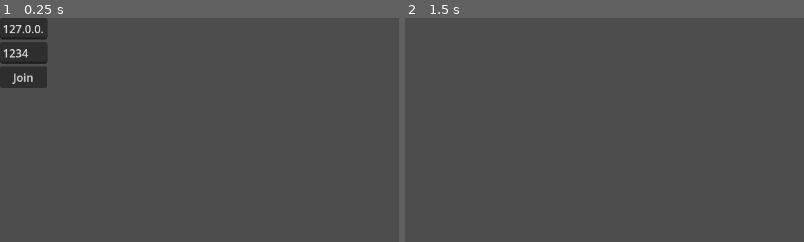
Above: before the commit, frames 1-2 (left to right).
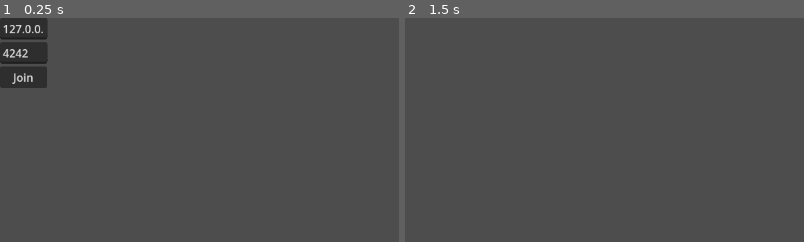
Above: after the commit, the same moments.

Repository: Luca-Umekubo/Product-Design
Game: Godot game, scene res://LobbySelector.tscn
Two runs of this game, one before a commit and one after it. Both use one fixed random seed, a clock stepped at 60 frames per second and the inputs below. This scene is started directly instead of the project's main scene.
Inputs (mouse positions are % of the whole screen's width and height, from its top left):
- Up to frame 1 (0.25 s): no input
- Up to frame 2 (1.5 s): tap Enter at 0.5 s; move the mouse to (72, 45) at 0.52 s; hold D (move_right) 0.53-1.25 s; click (72, 45) at 0.6 s; click "Join" at 1.25 s
The pictures show only the part of the screen within x 0-50%, y 0-50%; the shares and areas given below are measured in that part.

The runs differ from the first frame. In frame 1, 0.1% of the frame differs, in the area x 0-8%, y 13-18%; in frame 2, nothing differs.

Commit message:
Updated Hoting port to 4242

Diff:
--- a/hyperballz/LobbySelector.tscn
+++ b/hyperballz/LobbySelector.tscn
@@ -21,7 +21,7 @@
 
 [node name="PortLineEdit" type="LineEdit" parent="VBoxContainer"]
 layout_mode = 2
-text = "1234"
+text = "4242"
 placeholder_text = "Enter Port"
 
 [node name="Join" type="Button" parent="VBoxContainer"]
--- a/hyperballz/home_screen.gd
+++ b/hyperballz/home_screen.gd
@@ -1,7 +1,7 @@
 extends Control
 
 func _on_host_pressed():
-	Network.start_server(1234, 10)  # Port 1234, max 10 clients
+	Network.start_server(4242, 10)  # Port 4242, max 10 clients
 	get_tree().change_scene_to_file("res://Game.tscn")
 
 func _on_join_pressed():
